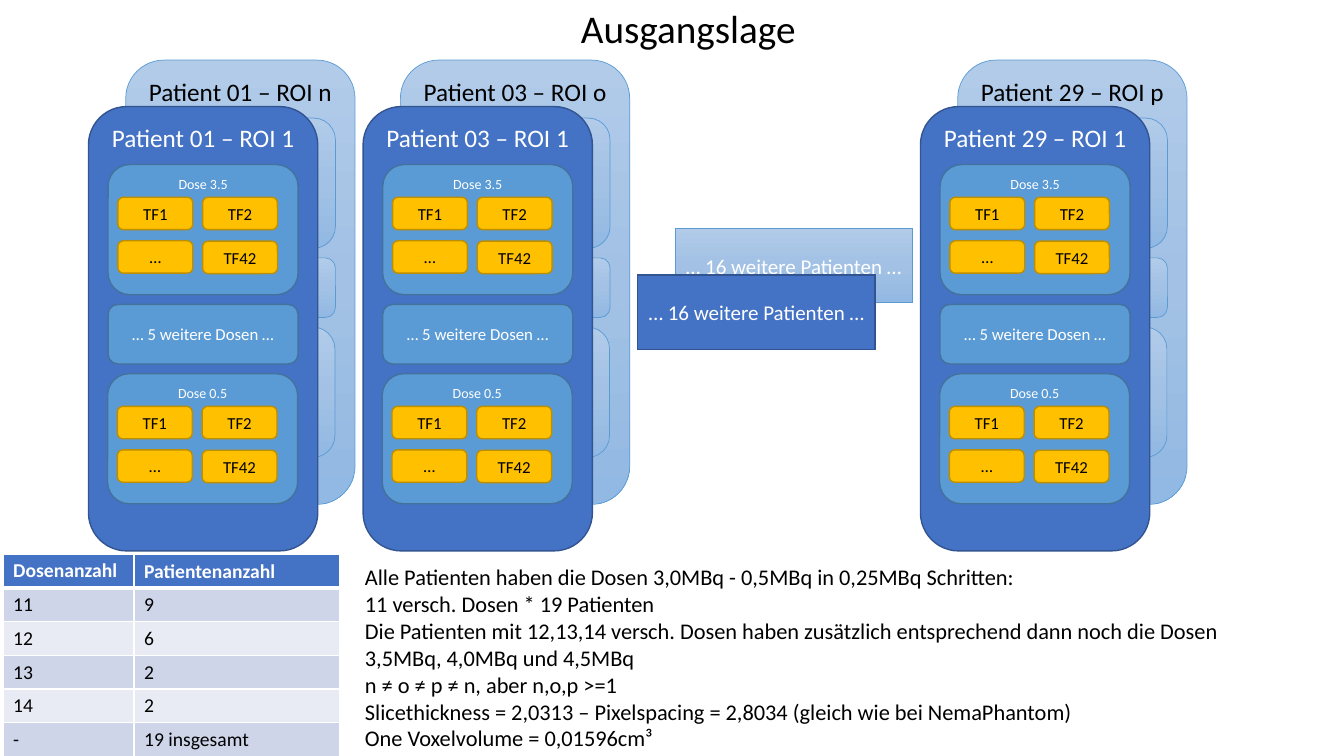
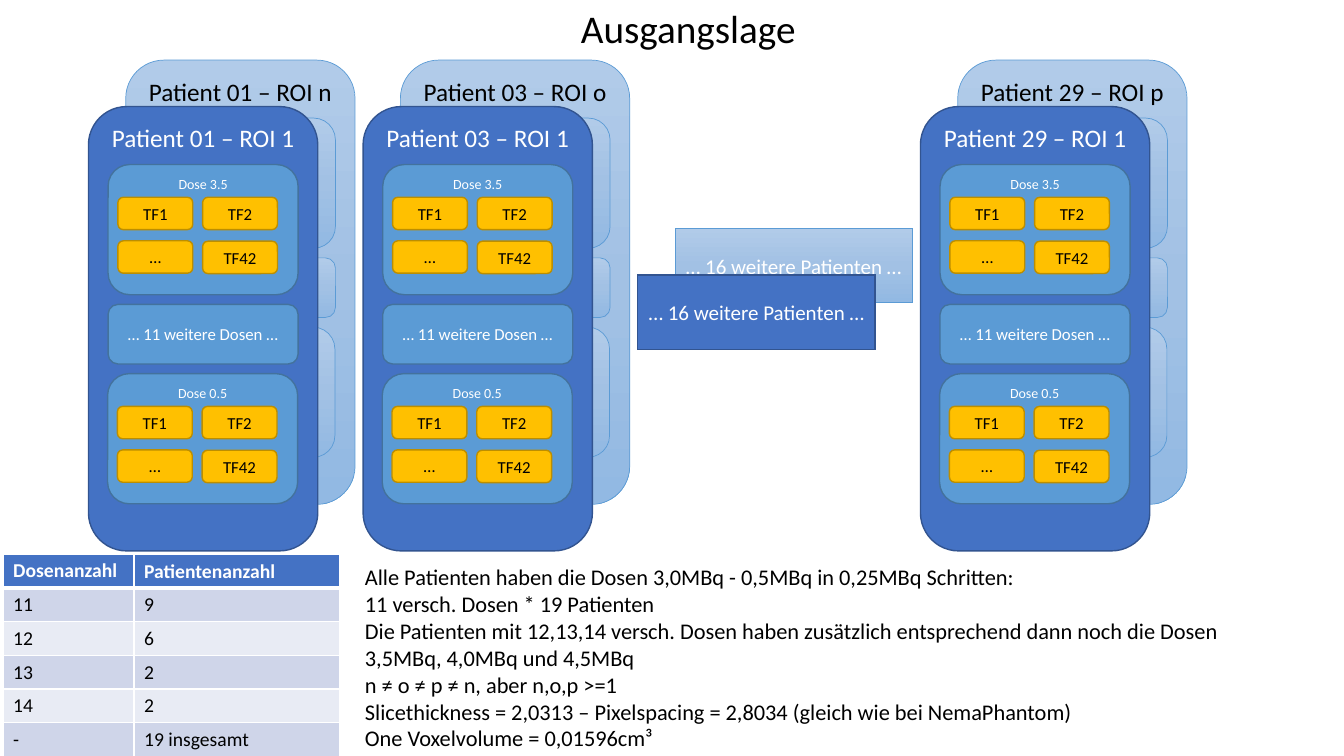
Before and after one commit to thomaskuestner/TAToolbox, a slide deck: slide 1 of Matthias/02-Patients3MBq/Was_wird_wie_getestet.pptx. Drawn at 1344x756 pixels with LibreOffice and Linux fonts; fonts in the diff are those of the drawing. Boxes give left, top, right and bottom in pixels: in the first picture for what was removed or moved away, otherwise in the second. Text is boxed around its words. In the diff, an @@ line names an element or a change of style, - is before the commit and + after.

Commit message:
wie wird was getestet pp

```diff
--- a/Matthias/02-Patients3MBq/Was_wird_wie_getestet.pptx
+++ b/Matthias/02-Patients3MBq/Was_wird_wie_getestet.pptx
@@ text in rounded rectangle at <box>143,328,263,340</box>: text changed @@
-… 5 weitere Dosen …
+… 11 weitere Dosen …
@@ text in rounded rectangle at <box>418,328,537,340</box>: text changed @@
-… 5 weitere Dosen …
+… 11 weitere Dosen …
@@ text in rounded rectangle at <box>975,328,1095,340</box>: text changed @@
-… 5 weitere Dosen …
+… 11 weitere Dosen …
```
